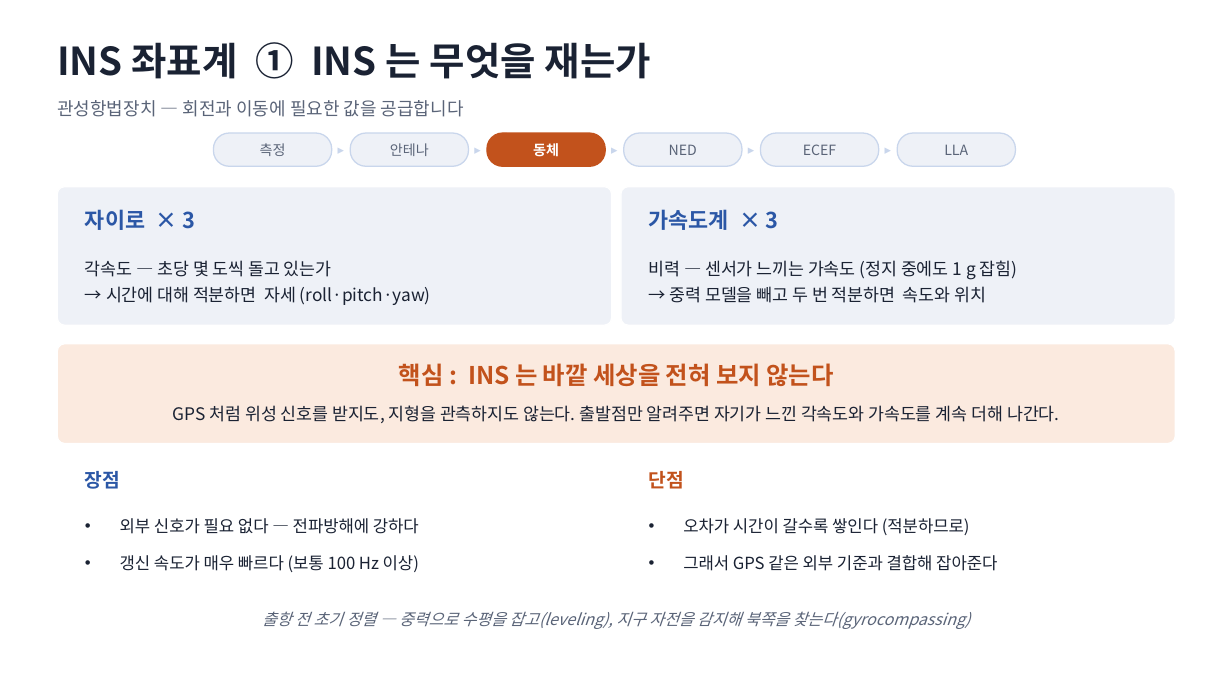
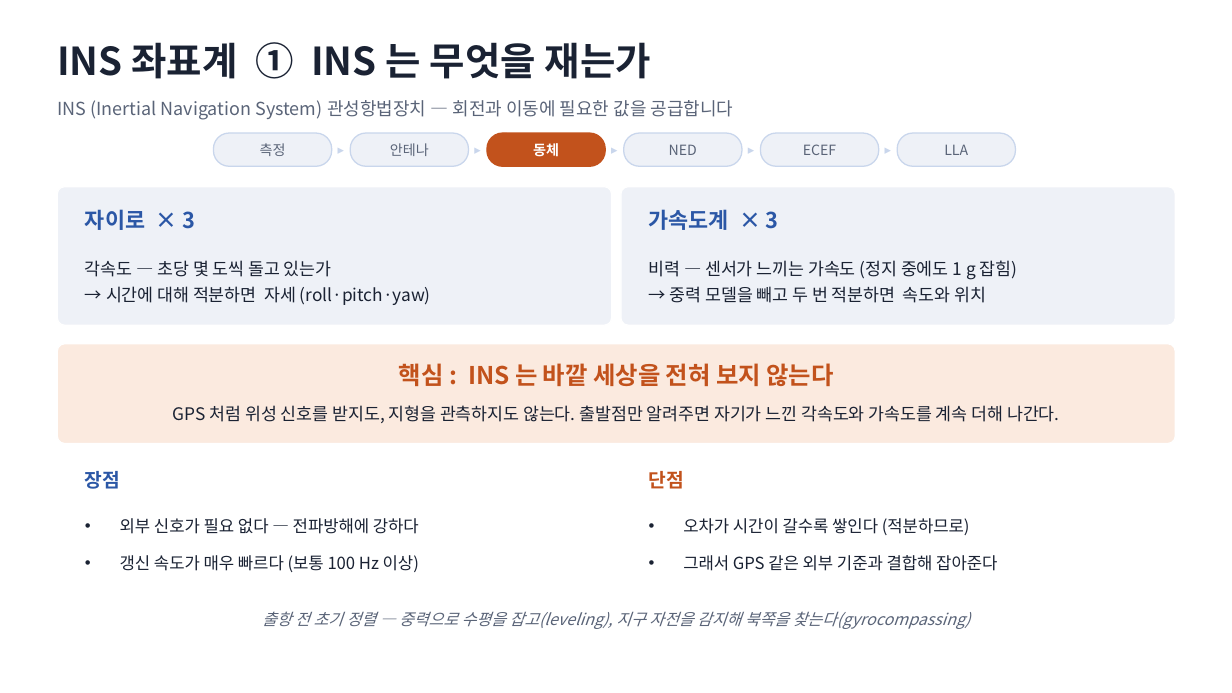
Before and after one commit to harley-hwan/IpcProc, a slide deck: slide 14 of Part2_CoordFrames/ref/산출물/Chapter2_coordinate_systems.pptx. Drawn at 1232x693 pixels with LibreOffice and Linux fonts; fonts in the diff are those of the drawing. Boxes give left, top, right and bottom in pixels: in the first picture for what was removed or moved away, otherwise in the second. Text is boxed around its words. In the diff, an @@ line names an element or a change of style, - is before the commit and + after.

```diff
--- a/Part2_CoordFrames/ref/산출물/Chapter2_coordinate_systems.pptx
+++ b/Part2_CoordFrames/ref/산출물/Chapter2_coordinate_systems.pptx
@@ text at (57,100,734,120): text changed @@
-관성항법장치 — 회전과 이동에 필요한 값을 공급합니다
+INS (Inertial Navigation System) 관성항법장치 — 회전과 이동에 필요한 값을 공급합니다
```
Also in this commit, not shown: 8 other slides changed, 7 other files.
